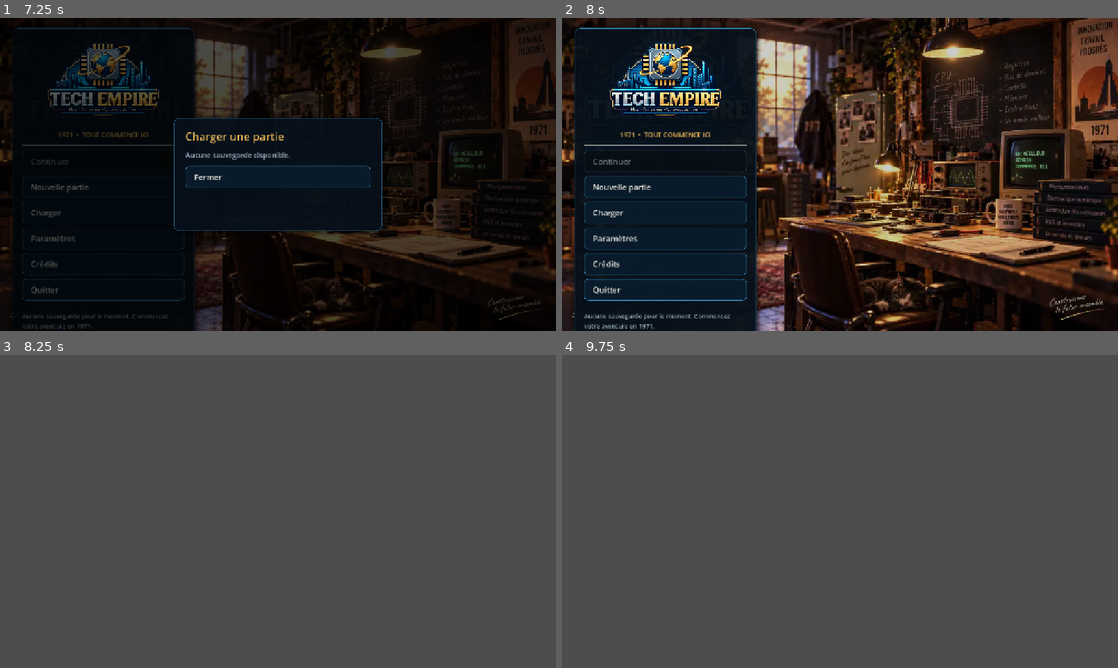
Above: before the commit, frames 1-4 (two rows, left to right).
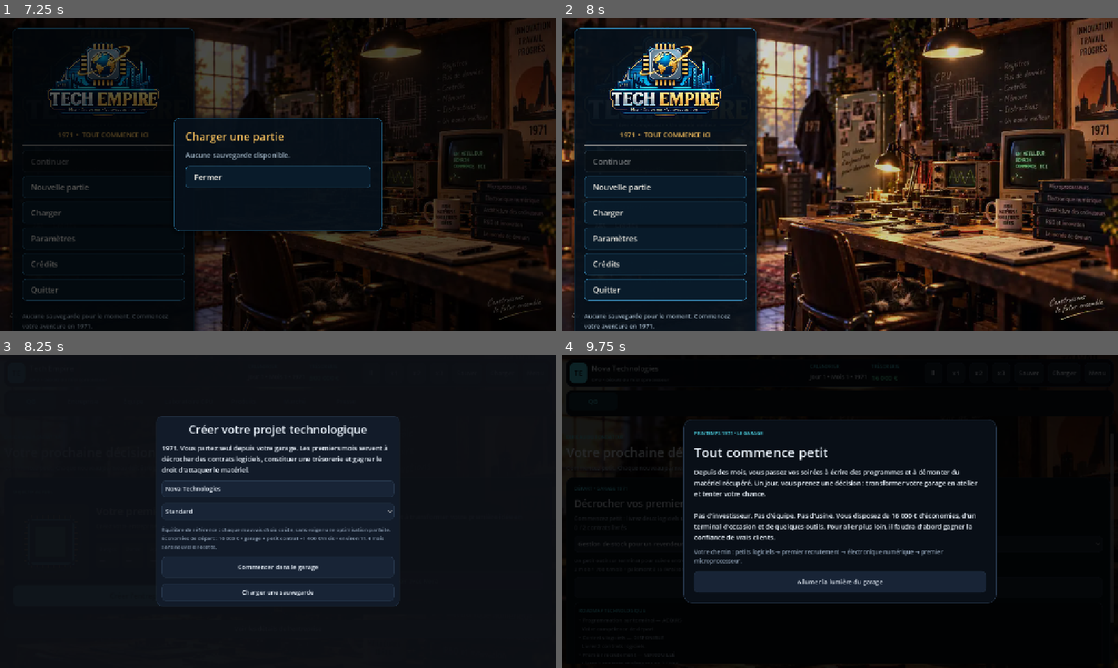
Above: after the commit, the same moments.

Repository: vadorus/addonhardwaregame2d
Game: Godot game, scene res://ui/MainMenuV031.tscn
The game is run twice, just before and just after one commit, with the same random seed, the same clock (stepped at 60 frames per second) and the same inputs.
Inputs (mouse positions are in pixels of both pictures, inside the frame that each line leads up to):
- Up to frame 1 (7.25 s): click "Charger" at 0.5 s; click "Nouvelle partie" at 1.25 s; click "Nouvelle partie" at 2 s; click "Paramètres" at 2.75 s; click "Crédits" at 3.5 s; click "Fermer" at 4.25 s; click "Charger" at 5 s; click "Paramètres" at 5.75 s; click "Crédits" at 6.5 s
- Up to frame 2 (8 s): click "Fermer" at 7.25 s
- Up to frame 3 (8.25 s): click "Nouvelle partie" at 8 s
- Up to frame 4 (9.75 s): click (1062, 373) at 8.75 s, where only the run after the commit has a clickable "Charger"; click (840, 567) at 9.5 s, where only the run after the commit has a clickable "Commencer dans le garage"

Frames 1-2 are identical in both runs. In frame 3, 99% of the frame differs, in the area x 0-100%, y 0-100%; in frame 4, 99%.
Error before the commit: Parse Error: Identifier "_on_startup_milestone" not declared in the current scope. (res://main.gd:253)

Commit message:
feat(onboarding): make the garage journey playable and visible

Diff:
--- a/main.gd
+++ b/main.gd
@@ -590,6 +590,188 @@
 	dashboard_market_outlook_label.custom_minimum_size.y = 128
 	market_box.add_child(dashboard_market_outlook_label)
 
+func _build_startup_dashboard(parent: VBoxContainer) -> void:
+	startup_dashboard_panel = _card(Color(0.035, 0.070, 0.105, 0.985), 15, 18)
+	startup_dashboard_panel.visible = false
+	parent.add_child(startup_dashboard_panel)
+
+	var box := VBoxContainer.new()
+	box.add_theme_constant_override("separation", 10)
+	startup_dashboard_panel.add_child(box)
+	box.add_child(_eyebrow("DÉPART • GARAGE 1971"))
+
+	startup_summary_label = _label("", 23)
+	startup_summary_label.autowrap_mode = TextServer.AUTOWRAP_WORD_SMART
+	box.add_child(startup_summary_label)
+
+	startup_progress_label = _muted_label("", 13)
+	startup_progress_label.autowrap_mode = TextServer.AUTOWRAP_WORD_SMART
+	box.add_child(startup_progress_label)
+
+	startup_contract_select = OptionButton.new()
+	for contract_id_value in StartupManager.available_contract_ids():
+		var contract_id := str(contract_id_value)
+		var data := StartupManager.contract_data(contract_id)
+		startup_contract_select.add_item(str(data.get("title", contract_id)))
+		startup_contract_select.set_item_metadata(startup_contract_select.item_count - 1, contract_id)
+	startup_contract_select.item_selected.connect(func(_index): _refresh_startup_contract_hint())
+	box.add_child(startup_contract_select)
+
+	startup_contract_hint = _muted_label("", 12)
+	startup_contract_hint.autowrap_mode = TextServer.AUTOWRAP_WORD_SMART
+	box.add_child(startup_contract_hint)
+
+	startup_action_button = Button.new()
+	startup_action_button.custom_minimum_size.y = 48
+	startup_action_button.pressed.connect(_startup_primary_action)
+	box.add_child(startup_action_button)
+
+	var roadmap_card := _card(Color(0.025, 0.045, 0.070, 0.96), 11, 11)
+	box.add_child(roadmap_card)
+	var roadmap_box := VBoxContainer.new()
+	roadmap_box.add_theme_constant_override("separation", 5)
+	roadmap_card.add_child(roadmap_box)
+	roadmap_box.add_child(_eyebrow("ROADMAP TECHNOLOGIQUE"))
+	startup_roadmap_label = _muted_label("", 12)
+	startup_roadmap_label.autowrap_mode = TextServer.AUTOWRAP_WORD_SMART
+	roadmap_box.add_child(startup_roadmap_label)
+
+func _refresh_startup_contract_hint() -> void:
+	if startup_contract_hint == null or startup_contract_select == null or startup_contract_select.item_count == 0:
+		return
+	var contract_id := _meta(startup_contract_select)
+	var data := StartupManager.contract_data(contract_id)
+	startup_contract_hint.text = "%s\n%d mois • %s €/mois • paiement à la livraison : %s €" % [
+		str(data.get("description", "")),
+		int(data.get("duration_months", 0)),
+		_money(int(data.get("monthly_cost", 0))),
+		_money(int(data.get("reward", 0)))
+	]
+
+func _startup_roadmap_text() -> String:
+	var lines: Array[String] = []
+	for row_value in StartupManager.roadmap():
+		var row: Dictionary = row_value
+		var status := str(row.get("status", "LOCKED"))
+		var badge := "VERROUILLÉ"
+		match status:
+			"ACQUIRED": badge = "ACQUIS"
+			"AVAILABLE": badge = "DISPONIBLE"
+			"IN_PROGRESS": badge = "EN COURS"
+		lines.append("• %s — %s\n  %s" % [str(row.get("title", "")), badge, str(row.get("condition", ""))])
+	return "\n".join(lines)
+
+func _refresh_startup_dashboard() -> void:
+	if startup_dashboard_panel == null:
+		return
+	var visible := CompanyManager.created and StartupManager.is_pre_cpu_phase()
+	startup_dashboard_panel.visible = visible
+	if not visible:
+		return
+
+	var objective := StartupManager.current_objective()
+	startup_summary_label.text = str(objective.get("title", "Votre garage"))
+	startup_progress_label.text = "%s\n%s" % [str(objective.get("text", "")), str(objective.get("progress", ""))]
+	var action := str(objective.get("action", ""))
+
+	var contract_choices_visible := action == "START_SOFTWARE"
+	startup_contract_select.visible = contract_choices_visible
+	startup_contract_hint.visible = contract_choices_visible
+	if contract_choices_visible:
+		_refresh_startup_contract_hint()
+
+	startup_action_button.visible = not action.is_empty()
+	startup_action_button.disabled = false
+	match action:
+		"START_SOFTWARE":
+			startup_action_button.text = "Accepter ce contrat"
+		"HIRE_ENGINEER":
+			startup_action_button.text = "Recruter Élise • 3 500 €"
+			startup_action_button.disabled = not StartupManager.can_hire_first_engineer()
+		"START_ELECTRONICS":
+			startup_action_button.text = "Lancer le prototype électronique"
+			startup_action_button.disabled = not StartupManager.can_start_electronics_project()
+		"OPEN_CPU":
+			startup_action_button.text = "Ouvrir le laboratoire CPU"
+		_:
+			startup_action_button.visible = false
+
+	startup_roadmap_label.text = _startup_roadmap_text()
+
+func _startup_primary_action() -> void:
+	var objective := StartupManager.current_objective()
+	var action := str(objective.get("action", ""))
+	var ok := false
+	match action:
+		"START_SOFTWARE":
+			if startup_contract_select != null and startup_contract_select.item_count > 0:
+				ok = StartupManager.start_software_contract(_meta(startup_contract_select))
+		"HIRE_ENGINEER":
+			ok = StartupManager.hire_first_engineer()
+		"START_ELECTRONICS":
+			ok = StartupManager.start_electronics_project()
+		"OPEN_CPU":
+			_show_tab(3)
+			return
+	if not ok:
+		status_label.text = "Action impossible : vérifiez la trésorerie ou le jalon précédent."
+	_refresh_all()
+
+func _on_startup_milestone(title: String, message: String) -> void:
+	status_label.text = "%s — %s" % [title, message]
+	_refresh_all()
+
+func _build_startup_intro_layer() -> void:
+	startup_intro_layer = ColorRect.new()
+	startup_intro_layer.color = Color(0.0, 0.0, 0.0, 0.84)
+	startup_intro_layer.set_anchors_and_offsets_preset(Control.PRESET_FULL_RECT)
+	startup_intro_layer.visible = false
+	add_child(startup_intro_layer)
+
+	var center := CenterContainer.new()
+	center.set_anchors_and_offsets_preset(Control.PRESET_FULL_RECT)
+	startup_intro_layer.add_child(center)
+
+	var panel := _card(Color(0.035, 0.060, 0.090, 0.995), 18, 24)
+	panel.custom_minimum_size = Vector2(720, 0)
+	center.add_child(panel)
+	var box := VBoxContainer.new()
+	box.add_theme_constant_override("separation", 14)
+	panel.add_child(box)
+	box.add_child(_eyebrow("PRINTEMPS 1971 • LE GARAGE"))
+	var title := _label("Tout commence petit", 30)
+	box.add_child(title)
+	startup_intro_text = _label("", 15)
+	startup_intro_text.autowrap_mode = TextServer.AUTOWRAP_WORD_SMART
+	box.add_child(startup_intro_text)
+
+	var path_label := _muted_label(
+		"Votre chemin : petits logiciels → premier recrutement → électronique numérique → premier microprocesseur.",
+		13
+	)
+	path_label.autowrap_mode = TextServer.AUTOWRAP_WORD_SMART
+	box.add_child(path_label)
+
+	var start_btn := Button.new()
+	start_btn.text = "Allumer la lumière du garage"
+	start_btn.custom_minimum_size.y = 50
+	start_btn.pressed.connect(_close_startup_intro)
+	box.add_child(start_btn)
+
+func _show_startup_intro() -> void:
+	if startup_intro_layer == null:
+		return
+	TimeManager.time_scale = 0.0
+	startup_intro_text.text = "Depuis des mois, vous passez vos soirées à écrire des programmes et à démonter du matériel récupéré. Un jour, vous prenez une décision : transformer votre garage en atelier et tenter votre chance.\n\nPas d'investisseur. Pas d'équipe. Pas d'usine. Vous disposez de %s € d'économies, d'un terminal d'occasion et de quelques outils. Pour aller plus loin, il faudra d'abord gagner la confiance de vrais clients." % _money(Economy.money)
+	startup_intro_layer.visible = true
+
+func _close_startup_intro() -> void:
+	if startup_intro_layer != null:
+		startup_intro_layer.visible = false
+	StartupManager.mark_intro_seen()
+	if not SimulationManager.is_game_over:
+		TimeManager.time_scale = 1.0
+
 func _create_company_tab():
 	var scroll := _tab_scroll("Entreprise")
 	var box: VBoxContainer = scroll.get_child(0)
@@ -1874,10 +2056,10 @@
 	var center:=CenterContainer.new(); center.set_anchors_and_offsets_preset(Control.PRESET_FULL_RECT); setup_layer.add_child(center)
 	var panel:=PanelContainer.new(); panel.custom_minimum_size=Vector2(560,420); center.add_child(panel)
 	var box:=VBoxContainer.new(); box.add_theme_constant_override("separation",14); panel.add_child(box)
-	var title:=_label("Créer votre entreprise technologique",26); title.horizontal_alignment=HORIZONTAL_ALIGNMENT_CENTER; box.add_child(title)
-	var desc:=_label("1971. La vertical slice commence aux débuts du microprocesseur : votre petite équipe doit apprendre à concevoir, industrialiser et faire évoluer ses propres CPU avant d’ouvrir d’autres secteurs.",15); desc.autowrap_mode=TextServer.AUTOWRAP_WORD_SMART; box.add_child(desc)
+	var title:=_label("Créer votre projet technologique",26); title.horizontal_alignment=HORIZONTAL_ALIGNMENT_CENTER; box.add_child(title)
+	var desc:=_label("1971. Vous partez seul depuis votre garage. Les premiers mois servent à décrocher des contrats logiciels, constituer une trésorerie et gagner le droit d'attaquer le matériel.",15); desc.autowrap_mode=TextServer.AUTOWRAP_WORD_SMART; box.add_child(desc)
 	setup_name=LineEdit.new(); setup_name.placeholder_text="Nom de l'entreprise"; setup_name.text="Nova Technologies"; box.add_child(setup_name)
-	setup_sector=OptionButton.new(); _fill_sector_options(setup_sector); box.add_child(setup_sector)
+	setup_sector=OptionButton.new(); _fill_sector_options(setup_sector); setup_sector.visible=false; box.add_child(setup_sector)
 	setup_difficulty = OptionButton.new()
 	for difficulty_value in BalanceManager.profile_keys():
 		var difficulty := str(difficulty_value)
@@ -1890,7 +2072,7 @@
 	setup_difficulty_label.autowrap_mode = TextServer.AUTOWRAP_WORD_SMART
 	box.add_child(setup_difficulty_label)
 	_refresh_setup_difficulty()
-	var start:=Button.new(); start.text="Créer l'entreprise"; start.custom_minimum_size.y=48; start.pressed.connect(_start_new_game); box.add_child(start)
+	var start:=Button.new(); start.text="Commencer dans le garage"; start.custom_minimum_size.y=48; start.pressed.connect(_start_new_game); box.add_child(start)
 	var load:=Button.new(); load.text="Charger une sauvegarde"; load.pressed.connect(_load_game); box.add_child(load)
 
 func _build_month_layer():
@@ -2471,16 +2653,10 @@
 		return
 	var key := _meta(setup_difficulty)
 	var data := BalanceManager.profile_data(key)
-	# Calcul local avec le profil sélectionné, sans modifier une partie en cours.
-	var base_company := 21000
-	var base_payroll := 32800
-	var base_research := 12000
-	var projected := int(round(float(base_company) * float(data.get("operating_cost", 1.0))))
-	projected += int(round(float(base_payroll) * float(data.get("salary_cost", 1.0))))
-	projected += int(round(float(base_research) * float(data.get("research_cost", 1.0))))
-	var capital := int(data.get("starting_capital", 500000))
+	var projected := int(round(500.0 * float(data.get("operating_cost", 1.0)))) + int(round(900.0 * float(data.get("research_cost", 1.0))))
+	var capital := int(data.get("starting_capital", 16000))
 	var runway := float(capital) / maxf(float(projected), 1.0)
-	setup_difficulty_label.text = "%s\nCapital : %s € • dépenses structurelles de départ ~%s €/mois • marge théorique %.1f mois." % [
+	setup_difficulty_label.text = "%s\nÉconomies de départ : %s € • garage + petit contrat ~%s €/mois • environ %.1f mois sans nouvelle recette." % [
 		BalanceManager.profile_description(key), _money(capital), _money(projected), runway
 	]
 
@@ -2488,8 +2664,9 @@
 	SimulationManager.reset_all(setup_name.text,_meta(setup_sector),_meta(setup_difficulty))
 	setup_layer.visible=false
 	game_over_layer.visible=false
-	status_label.text="Nora : au début, gardons seulement le QG et le Laboratoire CPU. Lancez votre premier projet pour élargir l'interface."
+	status_label.text="Objectif : décrochez vos premiers contrats logiciels depuis le garage."
 	_refresh_all()
+	_show_startup_intro()
 
 func _load_game():
 	if SaveManager.load_game():
@@ -2500,6 +2677,8 @@
 			TimeManager.time_scale = 0.0
 			_on_game_over("Faillite : la trésorerie est épuisée.", {"money": Economy.money})
 		_refresh_all()
+		if not StartupManager.intro_seen:
+			_show_startup_intro()
 		_show_next_pending_research_event()
 
 func _on_save_message(ok: bool, message: String):
@@ -2607,6 +2786,11 @@
 	var cash_color := APP_GREEN
 	if Economy.money <= 0:
 		cash_color = APP_RED
+	elif StartupManager.is_pre_cpu_phase():
+		if Economy.money < 3000:
+			cash_color = APP_RED
+		elif Economy.money < 8000:
+			cash_color = APP_AMBER
 	elif Economy.money < 75000:
 		cash_color = APP_RED
 	elif Economy.money < 175000:
@@ -2651,6 +2835,7 @@
 func _refresh_dashboard():
 	if dashboard_label == null:
 		return
+	_refresh_startup_dashboard()
 	if not CompanyManager.created:
 		dashboard_label.text = "Votre première génération"
 		dashboard_project_meta_label.text = "Créez votre entreprise pour ouvrir le laboratoire CPU."
@@ -2673,6 +2858,15 @@
 			if dashboard_chip.has_method("set_identity"):
 				dashboard_chip.call("set_identity", {"package_style":"CLASSIC","accent":"CYAN"})
 		return
+
+	if StartupManager.is_pre_cpu_phase():
+		dashboard_grid.visible = false
+		dashboard_details_toggle.visible = false
+		dashboard_details_container.visible = false
+		return
+
+	dashboard_grid.visible = true
+	dashboard_details_toggle.visible = true
 
 	var active_project: Dictionary = {}
 	for project in ResearchManager.projects:
@@ -3149,6 +3343,8 @@
 func _refresh_research():
 	if tech_label == null:
 		return
+	if lab_startup_roadmap_label != null:
+		lab_startup_roadmap_label.text = _startup_roadmap_text() + "\n\nBase de travail actuelle : 10 µm • fréquence et thermique limitées par votre petite équipe. Les réglages verts sont maîtrisés, les réglages orange sont ambitieux."
 	if rd_segment != null:
 		_refresh_segment_options(rd_segment)
 	_refresh_cpu_node_options()
